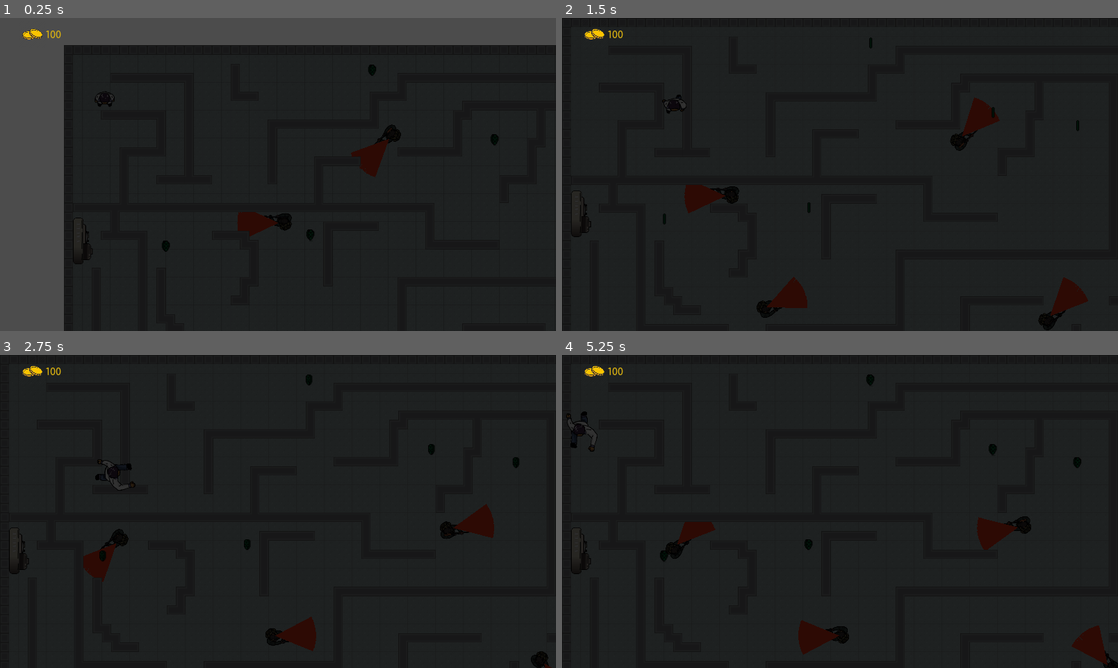
Above: before the commit, frames 1-4 (two rows, left to right).
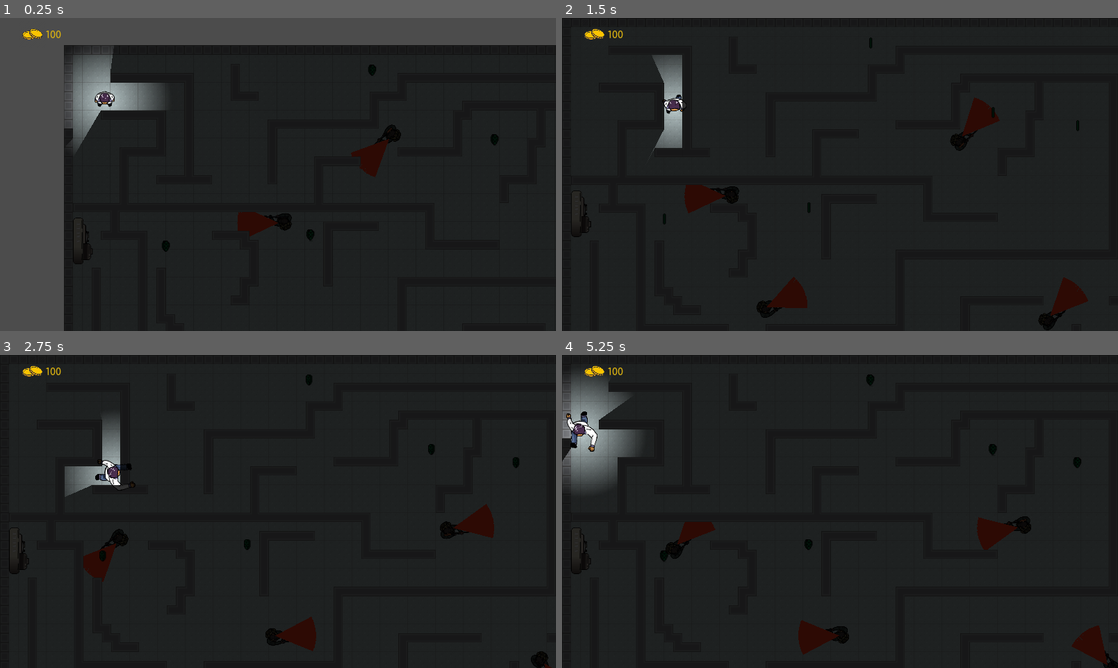
Above: after the commit, the same moments.

Repository: ojas-sanghi/scaling-out
Game: Godot game, scene res://stealth/StealthFire.tscn
Two runs of this game, one before a commit and one after it. Both use one fixed random seed, a clock stepped at 60 frames per second and the inputs below. This scene is started directly instead of the project's main scene. Video files are missing from this copy of the repository; at most half a second of black plays in their place. Sound files missing from this copy of the repository are replaced by a short silence.
Inputs (mouse positions are in pixels of both pictures, inside the frame that each line leads up to):
- Up to frame 1 (0.25 s): no input
- Up to frame 2 (1.5 s): move the mouse to (962, 158) at 0.52 s; hold D (ui_right) 0.53-1.28 s; hold 1 (dino_1) 0.53-1.28 s; move the mouse to (728, 190) at 1.27 s; hold S (ui_down) from 1.28 s (still down); tap 2 (dino_2) at 1.35 s
- Up to frame 3 (2.75 s): move the mouse to (333, 442) at 2.02 s; release S (ui_down) at 2.03 s; hold D (ui_right) from 2.03 s (still down); hold 3 (dino_3) from 2.03 s (still down)
- Up to frame 4 (5.25 s): move the mouse to (812, 574) at 2.77 s; release D (ui_right) at 2.78 s; release 3 (dino_3) at 2.78 s; hold W (ui_up) 2.78-3.53 s; tap 4 (dino_4) at 2.85 s; move the mouse to (1006, 558) at 3.52 s; hold 5 (dino_5) 3.53-4.28 s; hold A (ui_left) 3.53-5.03 s; move the mouse to (673, 464) at 4.27 s; tap 1 (dino_1) at 4.35 s; move the mouse to (867, 511) at 5.02 s; hold S (ui_down) from 5.03 s (still down); hold 2 (dino_2) from 5.03 s (still down)

The runs differ from the first frame. In frame 1, 2.8% of the frame differs, in the area x 11-30%, y 9-42%; in frame 2, 1.1%; in frame 3, 1.1%; in frame 4, 3.3%, in the area x 0-14%, y 6-43%.

Commit message:
revert light to be around player, add shadows

Diff:
--- a/actors/Player.gd
+++ b/actors/Player.gd
@@ -36,7 +36,6 @@
 	if Input.is_action_pressed('ui_up'):
 		velocity.y -= 1
 
-	print(velocity)
 	return velocity
 
 func animate_player():
@@ -84,16 +83,18 @@
 	ShopInfo.coins += coins_in_level
 
 func _on_level_failed():
-	set_physics_process(false)
-	$AnimatedSprite.stop()
-	$Caught.play()
+#	set_physics_process(false)
+#	$AnimatedSprite.stop()
+#	$Caught.play()
+#
+#	SceneChanger.fade()
+#	get_node(node_path + "CanvasModulate").hide()
+#	get_node(node_path + "CanvasLayer/CoinCounter").hide()
+#	yield($Caught, "finished")
+#	get_node(node_path + "Vault").hide()
+#	SceneChanger.go_to_scene("res://GUI/StealthLoseDialogue.tscn")
 
-	SceneChanger.fade()
-	get_node(node_path + "CanvasModulate").hide()
-	get_node(node_path + "CanvasLayer/CoinCounter").hide()
-	yield($Caught, "finished")
-	get_node(node_path + "Vault").hide()
-	SceneChanger.go_to_scene("res://GUI/StealthLoseDialogue.tscn")
+	pass
 
 func _on_coin_grabbed(value):
 	coins_in_level += value
--- a/actors/Player.tscn
+++ b/actors/Player.tscn
@@ -71,9 +71,10 @@
 shape = SubResource( 8 )
 
 [node name="Light2D" type="Light2D" parent="."]
-visible = false
 scale = Vector2( 1.4043, 1.4043 )
 texture = ExtResource( 3 )
+texture_scale = 2.0
+shadow_enabled = true
 
 [node name="Caught" type="AudioStreamPlayer" parent="."]
 stream = ExtResource( 5 )
--- a/assets/tilesets/gray.tres
+++ b/assets/tilesets/gray.tres
@@ -289,8 +289,8 @@
 0/region = Rect2( 0, 0, 192, 64 )
 0/tile_mode = 1
 0/autotile/bitmask_mode = 1
-0/autotile/bitmask_flags = [ Vector2( 0, 1 ), 504, Vector2(  …(839 unchanged characters)… ector2( 10, 1 ), 182, Vector2( 10, 2 ), 186, Vector2( 10, 3 ), 191, Vector2( 11, 0 …(77 unchanged characters)…
-0/autotile/icon_coordinate = Vector2( 0, 0 )
+0/autotile/bitmask_flags = [ Vector2( 0, 1 ), 504, Vector2(  …(839 unchanged characters)… ector2( 10, 1 ), 182, Vector2( 10, 2 ), 506, Vector2( 10, 3 ), 191, Vector2( 11, 0 …(77 unchanged characters)…
+0/autotile/icon_coordinate = Vector2( 5, 0 )
 0/autotile/tile_size = Vector2( 16, 16 )
 0/autotile/spacing = 0
 0/autotile/occluder_map = [ Vector2( 0, 1 ), SubResource( 1 ), Vector2( 0, 2 ), SubResource( 2 ), Vector2( 0, 3 ), SubR …(1600 unchanged characters)…
--- a/project.godot
+++ b/project.godot
@@ -30,7 +30,7 @@
 config/description="Project for DevFest 2020 Game Jam.
 
 Go on undercover missions, upgrade your dinos, and destroy some cities!"
-run/main_scene="res://GUI/screens/UpgradeScreen.tscn"
+run/main_scene="res://combat/CombatScreen.tscn"
 config/icon="res://assets/dinos/mega_dino/mega_dino.png"
 config/windows_native_icon="res://assets/dinos/mega_dino.ico"
 
--- a/props/HallwayLight.gd
+++ b/props/HallwayLight.gd
@@ -1,69 +1,74 @@
+## Credit for this script and scene goes to John Gabriel
+## Taken from his game, "Hijnx", made with Godot
+## GPLv3 license
+## https://bitbucket.org/JohnGabrielUK/hijinx/src/master/
+#
 extends Node2D
-
-const SHADOW_RESOLUTION = 360
-
-export (Color) var light_colour setget update_colour
-export (float) var light_size setget update_size
-export (bool) var flame_visible = false
-
-onready var raycast = $RayCast2D
-#onready var flame = $Flame
-
-var ray_lengths
-
-func update_colour(value):
-	light_colour = value
-	update()
-
-func update_size(value):
-	light_size = value
-	update()
-
-func update_ray_lengths():
-	for i in range(0, SHADOW_RESOLUTION):
-		var angle = (float(i)/SHADOW_RESOLUTION)*PI*2.0
-		raycast.cast_to = make_point(angle, light_size)
-		raycast.force_raycast_update()
-		if raycast.is_colliding():
-			var collision_pos = raycast.get_collision_point() - global_position
-			var collision_length = Vector2().distance_to(collision_pos)
-			ray_lengths[i] = collision_length
-		else:
-			ray_lengths[i] = light_size
-	update()
-
-func make_point(direction, amount):
-	var result = Vector2(0.0, 0.0)
-	result.x += cos(direction) * amount
-	result.y -= sin(direction) * amount
-	return result
-
-func _draw():
-	#if Options.get_complex_lights() == false: return
-	#draw_circle(Vector2(0.0, 0.0), 5.0, Color.green)
-	var points = PoolVector2Array()
-	var colors = PoolColorArray()
-	for i in range(0, SHADOW_RESOLUTION):
-		var index_plus = i + 1
-		if index_plus == SHADOW_RESOLUTION: index_plus = 0
-		var angle_a = (float(i)/SHADOW_RESOLUTION)*PI*2.0
-		var angle_b = (float(i+1)/SHADOW_RESOLUTION)*PI*2.0
-		var power_a = ray_lengths[i]/light_size
-		var power_b = ray_lengths[index_plus]/light_size
-		points.append(Vector2(0.0, 0.0))
-		points.append(make_point(angle_a, ray_lengths[i]))
-		points.append(make_point(angle_b, ray_lengths[index_plus]))
-		colors.append(light_colour)
-		colors.append(light_colour.linear_interpolate(Color(0.0, 0.0, 0.0, 0.0), power_a))
-		colors.append(light_colour.linear_interpolate(Color(0.0, 0.0, 0.0, 0.0), power_b))
-	draw_polygon(points, colors)
-
-func _ready():
-	update_ray_lengths()
-	update()
-	#flame.visible = flame_visible
-
-func _enter_tree():
-	ray_lengths = []
-	for i in range(0, SHADOW_RESOLUTION):
-		ray_lengths.append(10.0)
+#
+#const SHADOW_RESOLUTION = 360
+#
+#export (Color) var light_colour setget update_colour
+#export (float) var light_size setget update_size
+##export (bool) var flame_visible = false
+#
+#onready var raycast = $RayCast2D
+##onready var flame = $Flame
+#
+#var ray_lengths
+#
+#func update_colour(value):
+#	light_colour = value
+#	update()
+#
+#func update_size(value):
+#	light_size = value
+#	update()
+#
+#func update_ray_lengths():
+#	for i in range(0, SHADOW_RESOLUTION):
+#		var angle = (float(i)/SHADOW_RESOLUTION)*PI*2.0
+#		raycast.cast_to = make_point(angle, light_size)
+#		raycast.force_raycast_update()
+#		if raycast.is_colliding():
+#			var collision_pos = raycast.get_collision_point() - global_position
+#			var collision_length = Vector2().distance_to(collision_pos)
+#			ray_lengths[i] = collision_length
+#		else:
+#			ray_lengths[i] = light_size
+#	update()
+#
+#func make_point(direction, amount):
+#	var result = Vector2(0.0, 0.0)
+#	result.x += cos(direction) * amount
+#	result.y -= sin(direction) * amount
+#	return result
+#
+#func _draw():
+#	#if Options.get_complex_lights() == false: return
+#	#draw_circle(Vector2(0.0, 0.0), 5.0, Color.green)
+#	var points = PoolVector2Array()
+#	var colors = PoolColorArray()
+#	for i in range(0, SHADOW_RESOLUTION):
+#		var index_plus = i + 1
+#		if index_plus == SHADOW_RESOLUTION: index_plus = 0
+#		var angle_a = (float(i)/SHADOW_RESOLUTION)*PI*2.0
+#		var angle_b = (float(i+1)/SHADOW_RESOLUTION)*PI*2.0
+#		var power_a = ray_lengths[i]/light_size
+#		var power_b = ray_lengths[index_plus]/light_size
+#		points.append(Vector2(0.0, 0.0))
+#		points.append(make_point(angle_a, ray_lengths[i]))
+#		points.append(make_point(angle_b, ray_lengths[index_plus]))
+#		colors.append(light_colour)
+#		colors.append(light_colour.linear_interpolate(Color(0.0, 0.0, 0.0, 0.0), power_a))
+#		colors.append(light_colour.linear_interpolate(Color(0.0, 0.0, 0.0, 0.0), power_b))
+#	draw_polygon(points, colors)
+#
+#func _ready():
+#	update_ray_lengths()
+#	update()
+#	#flame.visible = flame_visible
+#
+#func _enter_tree():
+#	ray_lengths = []
+#	for i in range(0, SHADOW_RESOLUTION):
+#		ray_lengths.append(10.0)
--- a/props/HallwayLight.tscn
+++ b/props/HallwayLight.tscn
@@ -1,21 +1,22 @@
-[gd_scene load_steps=3 format=2]
+[gd_scene load_steps=4 format=2]
 
 [ext_resource path="res://assets/stealth/tinylightcircle.png" type="Texture" id=1]
 [ext_resource path="res://props/HallwayLight.gd" type="Script" id=2]
 
-[node name="HallwayLight" type="Node2D"]
+[sub_resource type="CanvasItemMaterial" id=1]
+blend_mode = 1
+light_mode = 1
+
+[node name="HallwayLight" type="Node2D" groups=[
+"light",
+]]
+material = SubResource( 1 )
+z_index = 50
 script = ExtResource( 2 )
-light_colour = Color( 0.752941, 0.545098, 0.545098, 1 )
-light_size = 2.0
-flame_visible = true
+
+[node name="RayCast2D" type="RayCast2D" parent="."]
+collision_mask = 1024
 
 [node name="Light2D" type="Light2D" parent="."]
-position = Vector2( 744.84, 274.977 )
+enabled = false
 texture = ExtResource( 1 )
-texture_scale = 2.0
-shadow_enabled = true
-__meta__ = {
-"_editor_description_": ""
-}
-
-[node name="RayCast2D" type="RayCast2D" parent="."]
--- a/stealth/StealthIce.tscn
+++ b/stealth/StealthIce.tscn
@@ -89,48 +89,84 @@
 [node name="lights" type="Node2D" parent="."]
 
 [node name="Node2D" parent="lights" instance=ExtResource( 12 )]
+position = Vector2( 1005.36, 188.966 )
+rotation = -3.92699
 
 [node name="Node2D2" parent="lights" instance=ExtResource( 12 )]
-position = Vector2( 128.693, -113.844 )
+position = Vector2( 768.537, 335.058 )
+rotation = -2.09439
 
 [node name="Node2D3" parent="lights" instance=ExtResource( 12 )]
-position = Vector2( -264.78, 118.572 )
+position = Vector2( 546.037, 338.552 )
+rotation = -0.785397
+
+[node name="Node2D4" parent="lights" instance=ExtResource( 12 )]
+position = Vector2( 495.738, 53.2834 )
+rotation = -0.069985
 
 [node name="Node2D5" parent="lights" instance=ExtResource( 12 )]
-position = Vector2( -527.332, 116.642 )
+position = Vector2( 281.49, 192.619 )
+rotation = -0.069985
 
 [node name="Node2D6" parent="lights" instance=ExtResource( 12 )]
-position = Vector2( -396.371, -55.5912 )
+position = Vector2( 105.144, 413.619 )
+rotation = 1.0472
+
+[node name="Node2D15" parent="lights" instance=ExtResource( 12 )]
+position = Vector2( 570.719, 483.783 )
+rotation = 1.0472
+
+[node name="Node2D16" parent="lights" instance=ExtResource( 12 )]
+position = Vector2( 408.987, 604.487 )
+rotation = -3.14159
 
 [node name="Node2D7" parent="lights" instance=ExtResource( 12 )]
-position = Vector2( -603.371, -149.591 )
+position = Vector2( 685.243, 417.616 )
+rotation = 0.523598
+
+[node name="Node2D19" parent="lights" instance=ExtResource( 12 )]
+position = Vector2( 686.187, 601.671 )
+rotation = 2.35619
 
 [node name="Node2D8" parent="lights" instance=ExtResource( 12 )]
-position = Vector2( -632.371, 169.409 )
+position = Vector2( 479.474, 318.734 )
+rotation = 3.14159
+
+[node name="Node2D20" parent="lights" instance=ExtResource( 12 )]
+position = Vector2( 136.676, 354.653 )
+rotation = 5.23598
+
+[node name="Node2D13" parent="lights" instance=ExtResource( 12 )]
+position = Vector2( 481.889, 145.69 )
+rotation = 6.28318
 
 [node name="Node2D9" parent="lights" instance=ExtResource( 12 )]
-position = Vector2( -297.296, 215.659 )
+position = Vector2( 946.995, 353.094 )
+rotation = 5.75958
 
 [node name="Node2D10" parent="lights" instance=ExtResource( 12 )]
-position = Vector2( -148.08, 291.06 )
+position = Vector2( 824.16, 565.075 )
+rotation = 6.80677
+
+[node name="Node2D17" parent="lights" instance=ExtResource( 12 )]
+position = Vector2( 819.708, 540.127 )
+rotation = 4.18878
+
+[node name="Node2D18" parent="lights" instance=ExtResource( 12 )]
+position = Vector2( 72.6328, 562.087 )
+rotation = 6.28318
+
+[node name="Node2D11" parent="lights" instance=ExtResource( 12 )]
+position = Vector2( 845.66, 127.075 )
+rotation = 8.63937
+
+[node name="Node2D12" parent="lights" instance=ExtResource( 12 )]
+position = Vector2( 23.0067, 20.8018 )
+rotation = 5.75958
 
 [node name="Node2D14" parent="lights" instance=ExtResource( 12 )]
-position = Vector2( 96.1958, -144.098 )
-
-[node name="Node2D15" parent="lights" instance=ExtResource( 12 )]
-position = Vector2( -261.541, -224.188 )
-
-[node name="Node2D11" parent="lights" instance=ExtResource( 12 )]
-position = Vector2( 80.8812, 159.207 )
-
-[node name="Node2D12" parent="lights" instance=ExtResource( 12 )]
-position = Vector2( 49.8812, 307.207 )
-
-[node name="Node2D13" parent="lights" instance=ExtResource( 12 )]
-position = Vector2( -613.534, 295.194 )
-
-[node name="Node2D4" parent="lights" instance=ExtResource( 12 )]
-position = Vector2( -267.932, -120.61 )
+position = Vector2( 235.253, 54.306 )
+rotation = 7.59217
 
 [node name="Guarsd" type="Node2D" parent="."]
 
@@ -189,7 +225,7 @@
 value = 10
 
 [node name="CanvasModulate" type="CanvasModulate" parent="."]
-color = Color( 0.0784314, 0.0784314, 0.0784314, 1 )
+color = Color( 0.0666667, 0.0666667, 0.0666667, 1 )
 
 [node name="CanvasLayer" type="CanvasLayer" parent="."]
 
